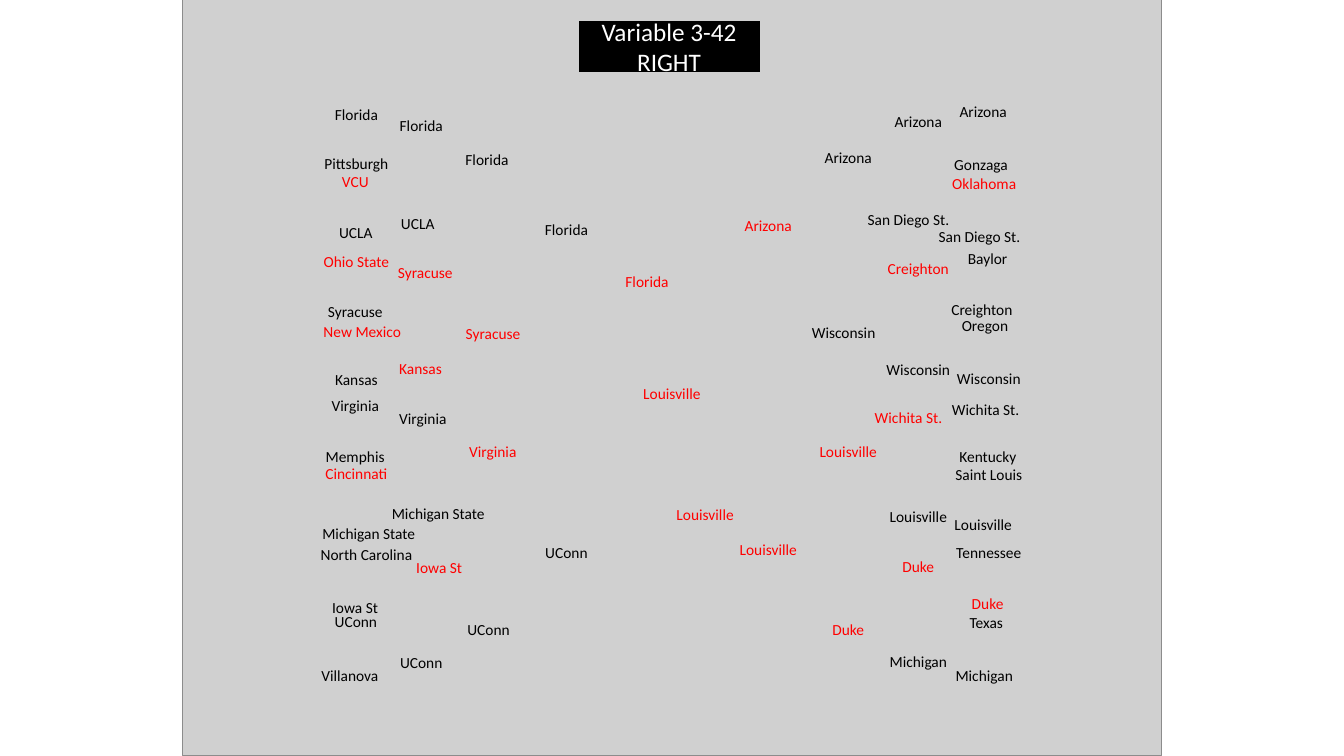
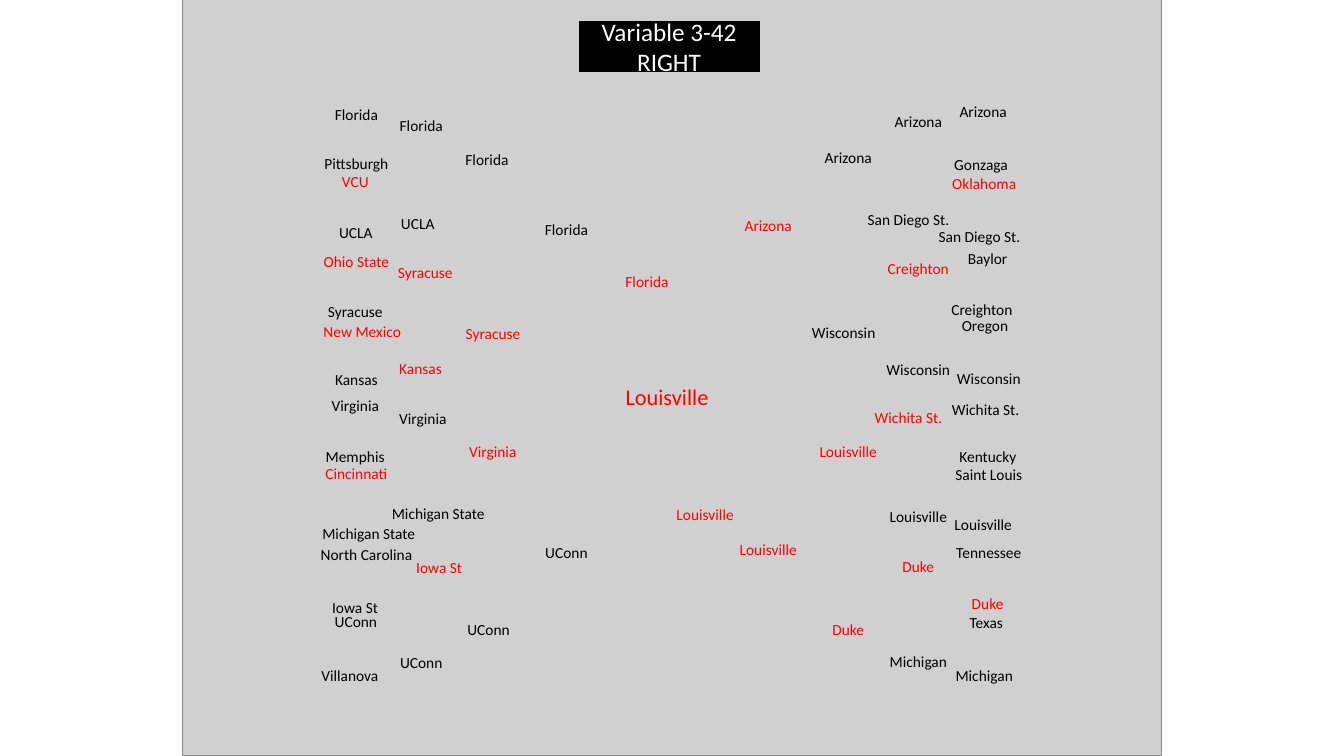
Before and after one commit to NicholasFrederick/March-Madness-Prediction, a slide deck: slide 7 of Brackets.pptx. Drawn at 1344x756 pixels with LibreOffice and Linux fonts; fonts in the diff are those of the drawing; grey boxes stand for pictures. Boxes give left, top, right and bottom in pixels: in the first picture for what was removed or moved away, otherwise in the second. Text is boxed around its words. In the diff, an @@ line names an element or a change of style, - is before the commit and + after.

```diff
--- a/Brackets.pptx
+++ b/Brackets.pptx
@@ text "Louisville": place and size @@
-text "Louisville" at (643, 388, 700, 399)
+text "Louisville" at (626, 389, 709, 405)
@@ text "Louisville" at (626, 389, 709, 405): size 11 to 16 pt @@
```
Also in this commit, not shown: 17 other slides changed, 4 slides added, 4 slides removed.
